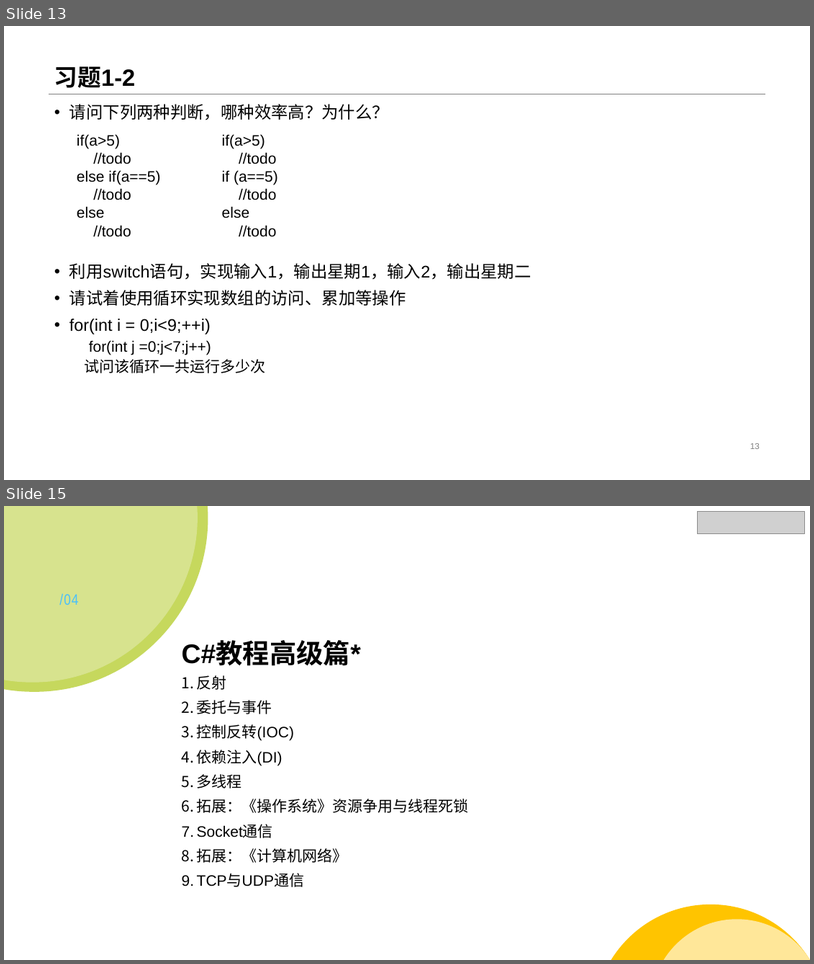
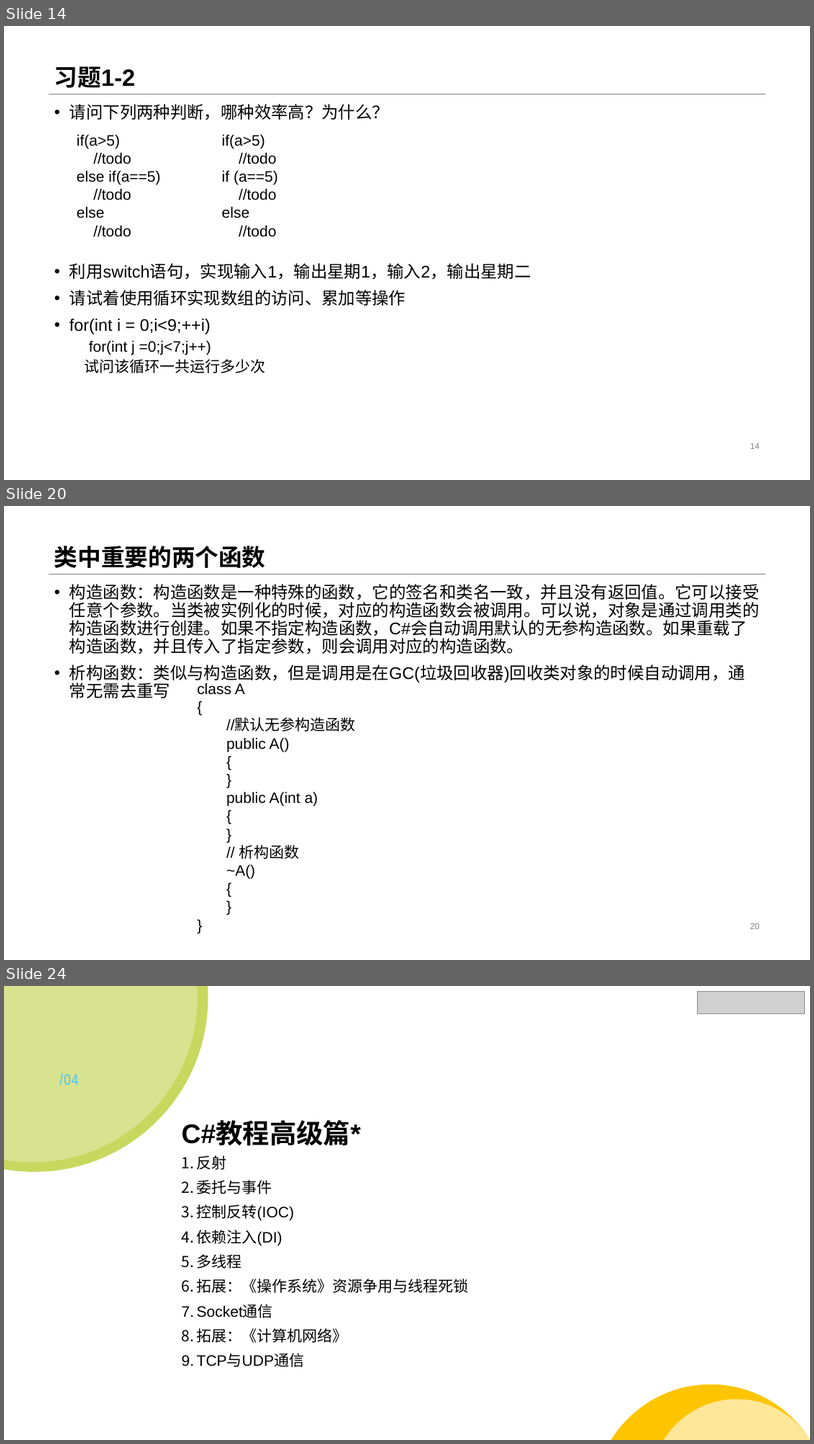
Before and after one commit to StevenEco/.NetCoreGuide, a slide deck: PPT/Microsoft Lesson.pptx. Shown one above the other, each under a label of ours: slides 13 and 15 before the commit, slides 14, 20 and 24 after it; the slides between them are not shown. The pictures are 814x964 and 814x1444 pixels, drawn with LibreOffice and Linux fonts; fonts in the diff are those of the drawing; grey boxes stand for pictures. Boxes give left, top, right and bottom in pixels: in the first picture for what was removed or moved away, otherwise in the second. Text is boxed around its words. In the diff, an @@ line names an element or a change of style, - is before the commit and + after.

```diff
--- a/PPT/Microsoft Lesson.pptx
+++ b/PPT/Microsoft Lesson.pptx
@@ slide 20 added at (4, 506, 810, 960), background #FFFFFF; not listed: 1 template element that a slide beside it also shows @@
@@ title added at (54, 546, 266, 568), 28 pt, text #000000, bold @@
+类中重要的两个函数
@@ text added at (70, 584, 760, 698), 20 pt, text #000000 @@
+• 构造函数：构造函数是一种特殊的函数，它的签名和类名一致，并且没有返回值。它可以接受任意个参数。当类被实例化的时候，对应的构造函数会被调用。可以说，对象是通过调用类的构造函数进行创建。如果不指定构造函数，C#会自动调用默认的无参构造函数。如果重载了构造函数，并且传入了指定参数，则会调用对应的构造函数。
+• 析构函数：类似与构造函数，但是调用是在GC(垃圾回收器)回收类对象的时候自动调用，通常无需去重写
@@ text added at (197, 682, 356, 879), 18 pt, text #000000 @@
+class A
+{
+//默认无参构造函数
+public A()
+{
+}
+public A(int a)
+{
+}
+// 析构函数
+~A()
+{
+}
+}
@@ page number added at (751, 923, 760, 929), 10 pt, text #808080 @@
+20
@@ what was slide 13 is now slide 14 @@
@@ page number at (751, 443, 760, 449): text changed @@
-13
+14
@@ what was slide 15 is now slide 24 @@
```
Also in this commit, not shown: 2 slides changed, 8 other slides added, 50 other files.
